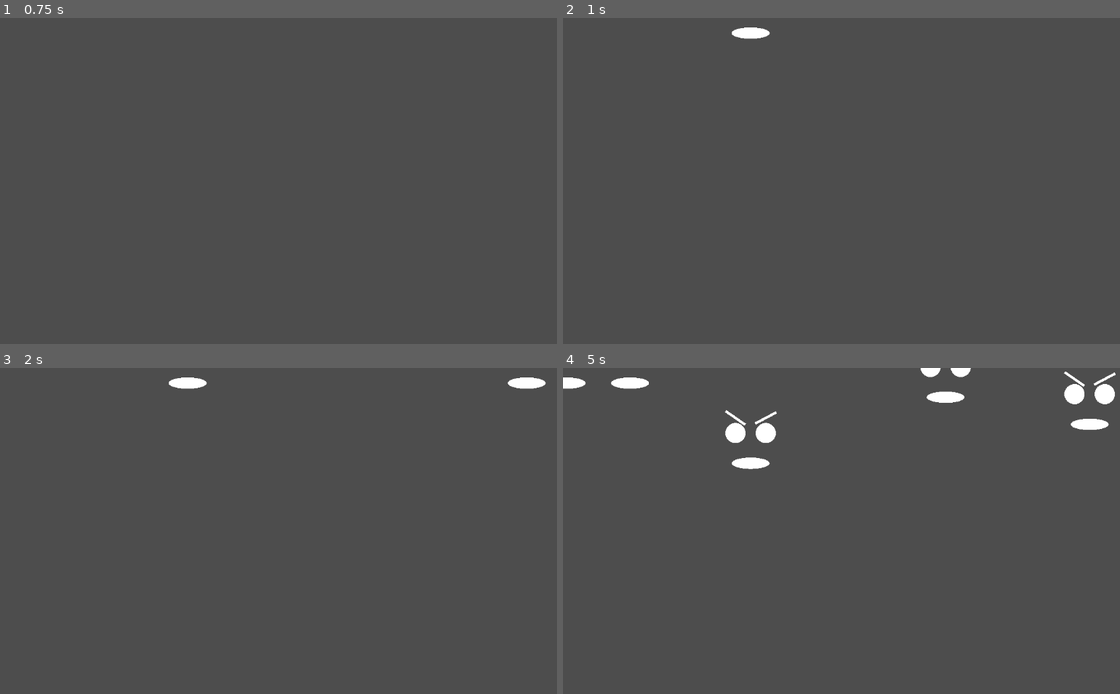
Above: before the commit, frames 1-4 (two rows, left to right).
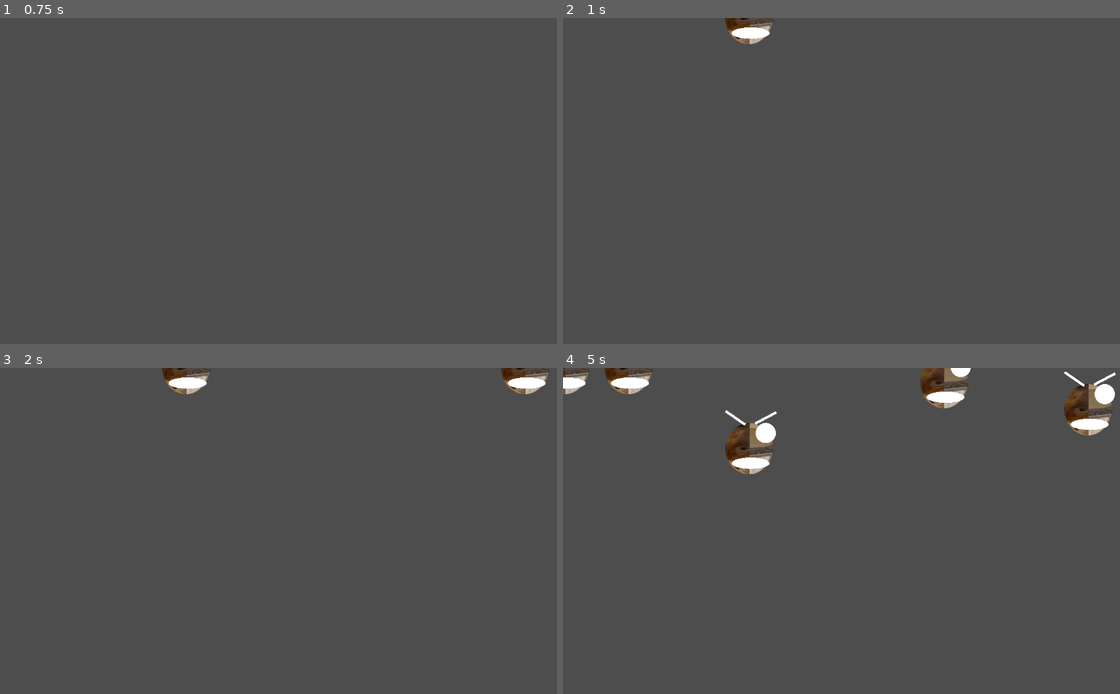
Above: after the commit, the same moments.

Repository: MannyFluss/GameInAnHour
Game: Godot game, scene res://MannyFolder/testScene.tscn
Two runs of this game, one before a commit and one after it. Both use one fixed random seed, a clock stepped at 60 frames per second and the inputs below.
Inputs:
- Up to frame 1 (0.75 s): tap Enter at 0.5 s
- Up to frame 2 (1 s): no input
- Up to frame 3 (2 s): tap Space at 1.25 s
- Up to frame 4 (5 s): no input

Frame 1 is identical in both runs. In frame 2, 0.3% of the frame differs, in the area x 29-38%, y 0-9%; in frame 3, 0.6%; in frame 4, 2.5%, in the area x 0-99%, y 0-33%.

Commit message:
funny alien

Diff:
--- a/MannyFolder/Alien/Alien.gd
+++ b/MannyFolder/Alien/Alien.gd
@@ -21,8 +21,6 @@
 	var targetDirection = Vector2.DOWN
 	apply_impulse(targetDirection * mySpeed)
 
-
-
 func timeToGetDestroyed():
 	queue_free()
 	pass
--- a/MannyFolder/Alien/Alien.tscn
+++ b/MannyFolder/Alien/Alien.tscn
@@ -1,6 +1,7 @@
-[gd_scene load_steps=5 format=3 uid="uid://bl6orb48j4xel"]
+[gd_scene load_steps=6 format=3 uid="uid://bl6orb48j4xel"]
 
 [ext_resource type="Script" path="res://MannyFolder/Alien/Alien.gd" id="1_aw53s"]
+[ext_resource type="Texture2D" uid="uid://bpt0jxdoksysk" path="res://MannyFolder/Alien/que.png" id="2_sdx27"]
 
 [sub_resource type="SphereMesh" id="SphereMesh_iecv1"]
 
@@ -17,9 +18,10 @@
 scale = Vector2(5, 5)
 
 [node name="MeshInstance2D" type="MeshInstance2D" parent="Graphics"]
-position = Vector2(-6, -6)
-scale = Vector2(8.00907, 8)
+position = Vector2(-0.5, 0.200004)
+scale = Vector2(19.0215, 20.4)
 mesh = SubResource("SphereMesh_iecv1")
+texture = ExtResource("2_sdx27")
 
 [node name="MeshInstance2D2" type="MeshInstance2D" parent="Graphics"]
 position = Vector2(6, -6)
Binary file added: MannyFolder/Alien/que.png
Not shown, added: MannyFolder/Alien/que.png.import
